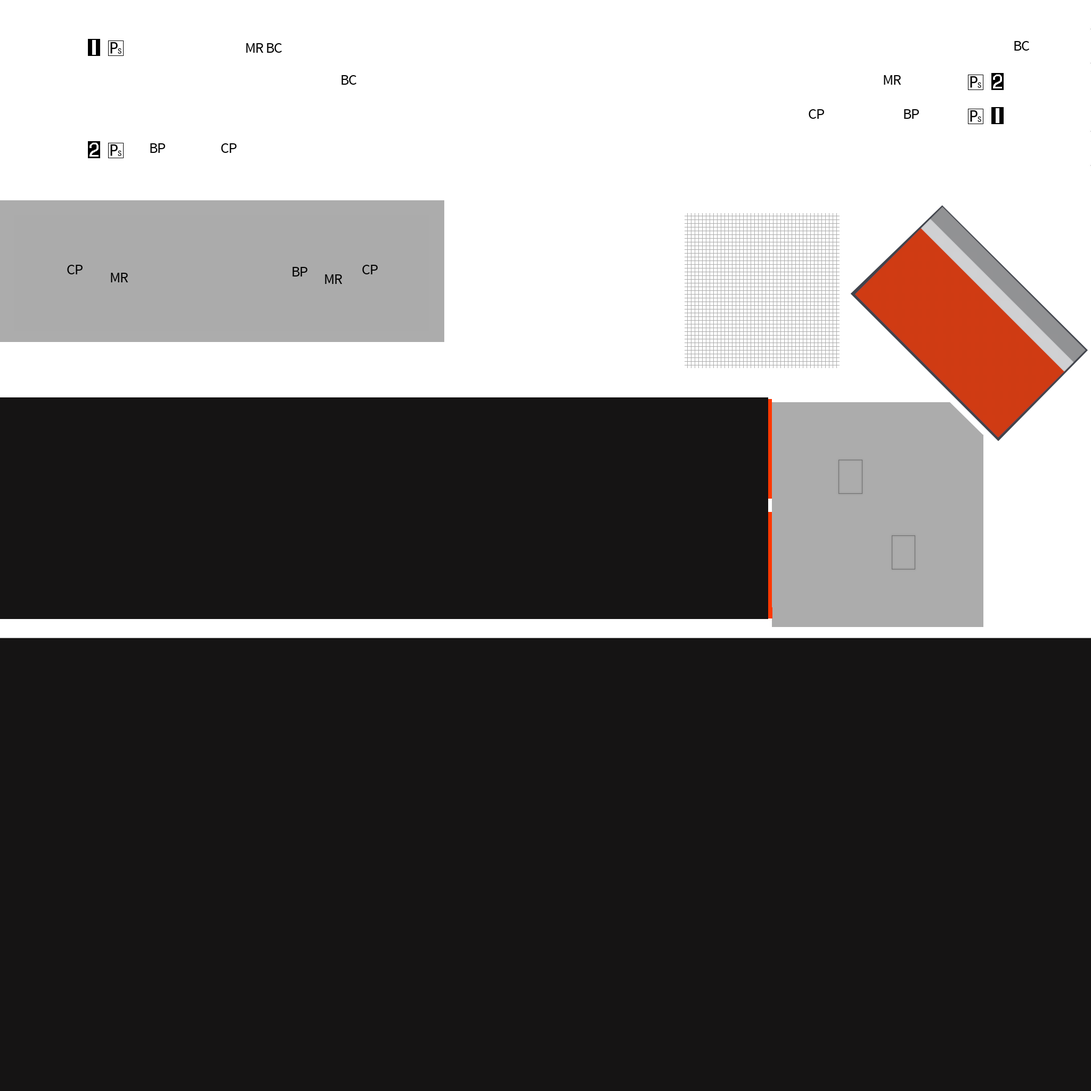
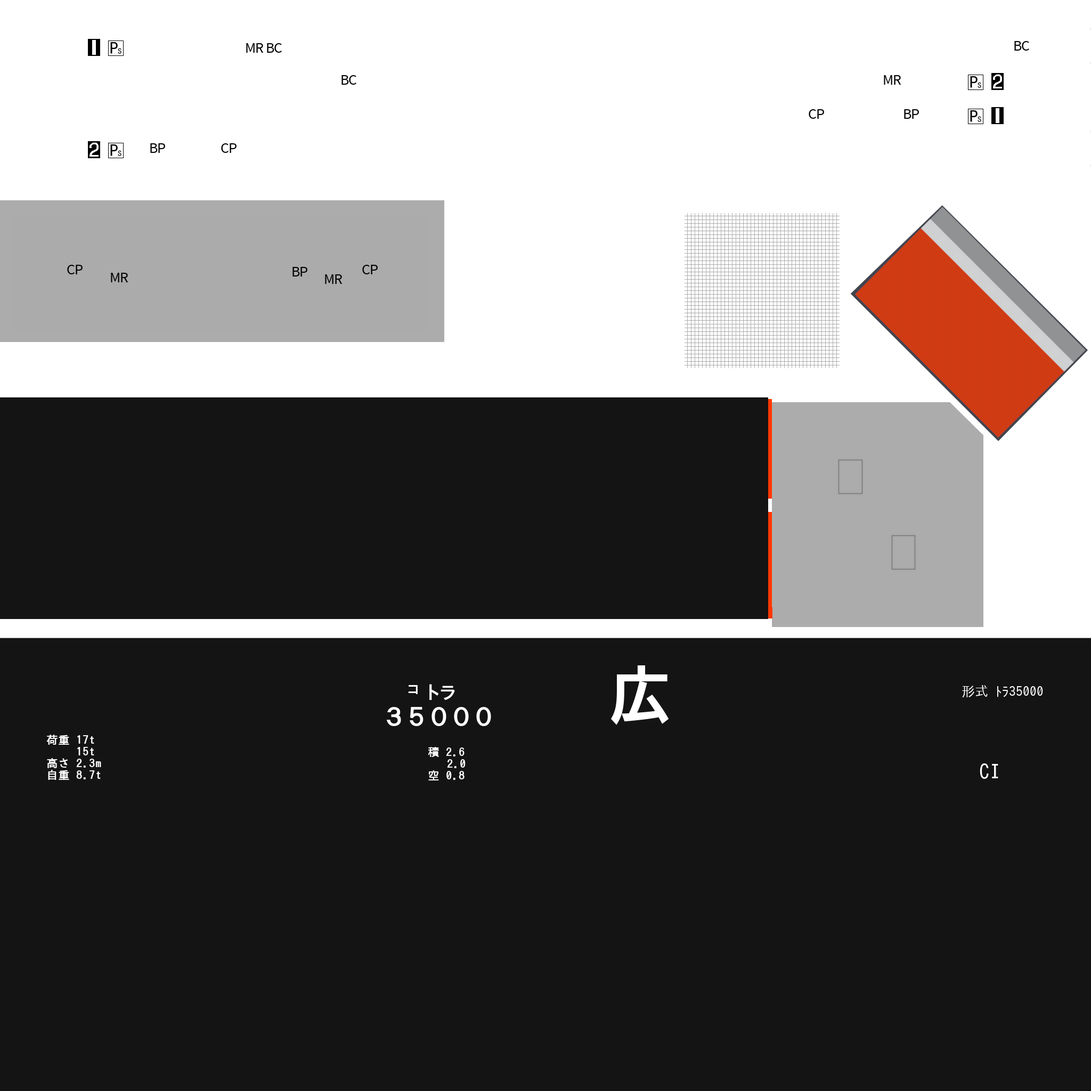
Layers edited between the first and the second 1091×1091 image:
added layer "積 2.6 ..." above "トラ" over bbox(427, 747, 466, 781)
added layer "トラ" above "コ" over bbox(429, 684, 456, 701)
added layer "コ" above "CI" over bbox(408, 684, 418, 695)
added layer "CI" above "形式 ﾄﾗ35000" over bbox(980, 763, 999, 780)
added layer "形式 ﾄﾗ35000" above "広" over bbox(962, 685, 1044, 699)
added layer "広" above "３５０００" over bbox(611, 665, 670, 726)
added layer "３５０００" above "荷重 17t ..." over bbox(386, 707, 492, 727)
added layer "荷重 17t ..." above "レイヤー" over bbox(46, 734, 102, 781)
